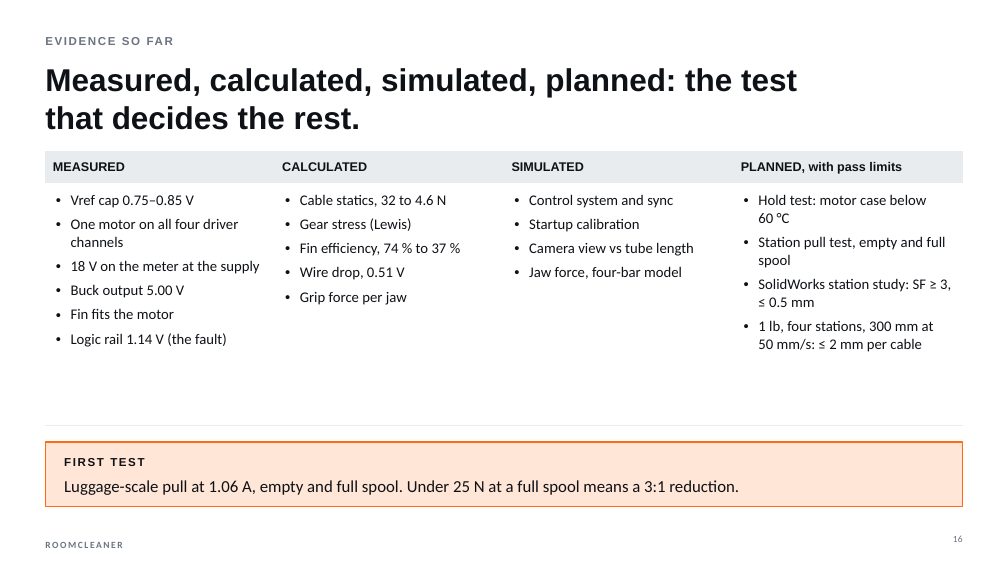
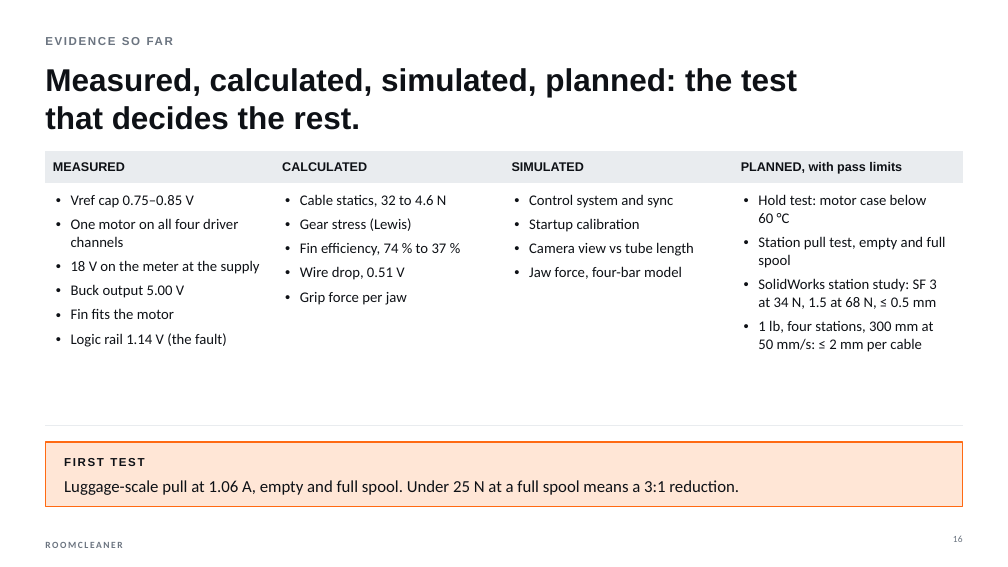
Before and after one commit to Jaspario1199/RoomCleaner, a slide deck: slide 16 of docs/presentation/deck/RoomCleaner_SpaceX_draft.pptx. Drawn at 1008x567 pixels with LibreOffice and Linux fonts; fonts in the diff are those of the drawing. Boxes give left, top, right and bottom in pixels: in the first picture for what was removed or moved away, otherwise in the second. Text is boxed around its words. In the diff, an @@ line names an element or a change of style, - is before the commit and + after.

```diff
--- a/docs/presentation/deck/RoomCleaner_SpaceX_draft.pptx
+++ b/docs/presentation/deck/RoomCleaner_SpaceX_draft.pptx
@@ table at [45,151,962,356] @@
-row 2, column 4: Hold test: motor case below 60 °C / Station pull test, empty and full spool / SolidWorks station study: SF ≥ 3, ≤ 0.5 mm / 1 lb, four stations, 300 mm at 50 mm/s: ≤ 2 mm per cable
+row 2, column 4: Hold test: motor case below 60 °C / Station pull test, empty and full spool / SolidWorks station study: SF 3 at 34 N, 1.5 at 68 N, ≤ 0.5 mm / 1 lb, four stations, 300 mm at 50 mm/s: ≤ 2 mm per cable
```
Also in this commit, not shown: 1 other slide changed, 2 other files.
